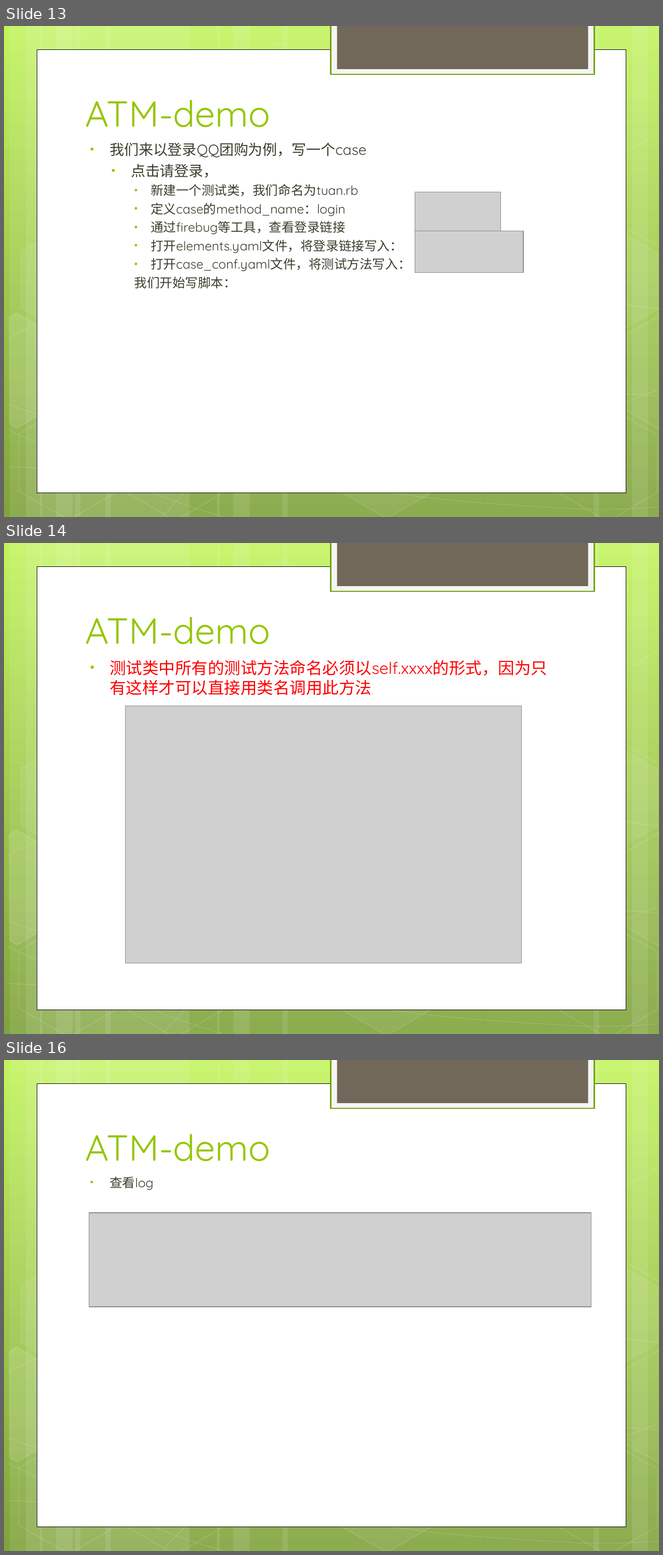
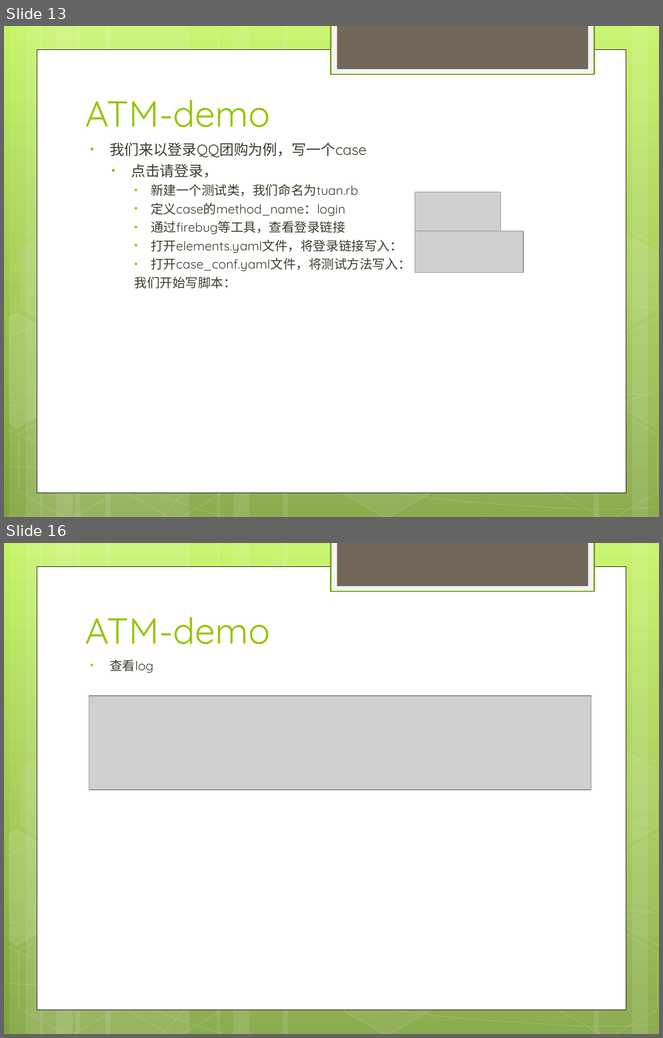
Before and after one commit to Shartul/framework-watir-webdriver, a slide deck: AutoTest/doc/ATM.ppt. Shown one above the other, each under a label of ours: slides 13, 14 and 16 before the commit, slides 13 and 16 after it; the slides between them are not shown. The pictures are 663x1555 and 663x1038 pixels, drawn with LibreOffice and Linux fonts; fonts in the diff are those of the drawing; grey boxes stand for pictures. Boxes give left, top, right and bottom in pixels: in the first picture for what was removed or moved away, otherwise in the second. Text is boxed around its words. In the diff, an @@ line names an element or a change of style, - is before the commit and + after.

```diff
--- a/AutoTest/doc/ATM.ppt
+++ b/AutoTest/doc/ATM.ppt
@@ slide 14 removed at [4, 543, 659, 1034], background gradient #C2F35F to #80A33D; not listed: 31 template elements that a slide beside it also shows @@
@@ title removed at [85, 617, 270, 644] @@
-ATM-demo
@@ text removed at [110, 660, 547, 695] @@
-• 测试类中所有的测试方法命名必须以self.xxxx的形式，因为只有这样才可以直接用类名调用此方法
@@ picture removed at [125, 706, 521, 964] @@
```
Also in this commit, not shown: 3 slides changed, 1 slide added.
